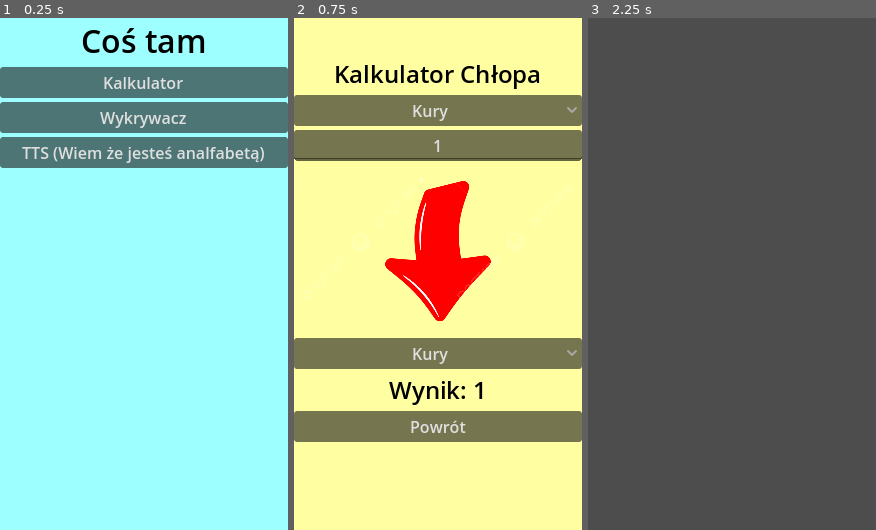
Above: before the commit, frames 1-3 (left to right).
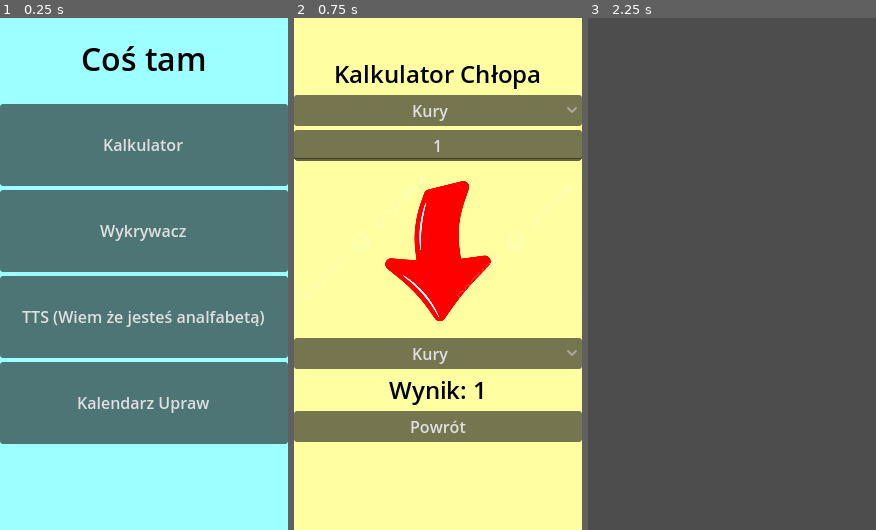
Above: after the commit, the same moments.

Repository: FilipekD/XVII-wieczna-Aplikacja
Game: Godot game, scene res://main.tscn
Two runs of this game, one before a commit and one after it. Both use one fixed random seed, a clock stepped at 60 frames per second and the inputs below.
Inputs:
- Up to frame 1 (0.25 s): no input
- Up to frame 2 (0.75 s): click "Kalkulator" at 0.5 s
- Up to frame 3 (2.25 s): click "Powrót" at 1.25 s; click "Wykrywacz" at 2 s

The runs differ from the first frame. In frame 1, 62% of the frame differs, in the area x 0-100%, y 1-84%; in frame 2, nothing differs; in frame 3, nothing differs.

Commit message:
kalendarz i lekka poprawa ui

Diff:
--- a/apka-na-historię/Tts.tscn
+++ b/apka-na-historię/Tts.tscn
@@ -21,41 +21,29 @@
 text = "Brak paczek językowych!"
 horizontal_alignment = 1
 
-[node name="TextEdit" type="TextEdit" parent="."]
-layout_mode = 0
-offset_left = 7.0
-offset_top = 91.0
-offset_right = 275.0
-offset_bottom = 210.0
-wrap_mode = 1
-
-[node name="Button" type="Button" parent="."]
-layout_mode = 0
-offset_left = 44.0
-offset_top = 326.0
-offset_right = 242.0
-offset_bottom = 356.0
-text = "Tłumacz"
-
-[node name="OptionButton" type="OptionButton" parent="."]
+[node name="VBoxContainer" type="VBoxContainer" parent="."]
 layout_mode = 1
-anchors_preset = 8
-anchor_left = 0.5
-anchor_top = 0.5
-anchor_right = 0.5
-anchor_bottom = 0.5
-offset_left = -71.5
-offset_top = -17.0
-offset_right = 71.5
-offset_bottom = 17.0
+anchors_preset = 15
+anchor_right = 1.0
+anchor_bottom = 1.0
 grow_horizontal = 2
 grow_vertical = 2
 
-[node name="Button2" type="Button" parent="."]
-layout_mode = 0
-offset_right = 78.0
-offset_bottom = 37.0
+[node name="Button2" type="Button" parent="VBoxContainer"]
+layout_mode = 2
 text = "Wróć"
 
-[connection signal="pressed" from="Button" to="." method="_on_button_pressed"]
-[connection signal="pressed" from="Button2" to="." method="_on_button_2_pressed"]
+[node name="TextEdit" type="TextEdit" parent="VBoxContainer"]
+layout_mode = 2
+size_flags_vertical = 3
+wrap_mode = 1
+
+[node name="OptionButton" type="OptionButton" parent="VBoxContainer"]
+layout_mode = 2
+
+[node name="Button" type="Button" parent="VBoxContainer"]
+layout_mode = 2
+text = "Tłumacz"
+
+[connection signal="pressed" from="VBoxContainer/Button2" to="." method="_on_button_2_pressed"]
+[connection signal="pressed" from="VBoxContainer/Button" to="." method="_on_button_pressed"]
--- /dev/null
+++ b/apka-na-historię/kalendarz.gd
@@ -0,0 +1,15 @@
+extends Control
+
+
+# Called when the node enters the scene tree for the first time.
+func _ready() -> void:
+	pass # Replace with function body.
+
+
+
+
+
+
+
+func _on_button_pressed() -> void:
+	get_tree().change_scene_to_file("res://main.tscn")
--- /dev/null
+++ b/apka-na-historię/kalendarz.tscn
@@ -0,0 +1,56 @@
+[gd_scene load_steps=4 format=3 uid="uid://x84ypxl3ex6v"]
+
+[ext_resource type="Script" path="res://kalendarz.gd" id="1_bsy61"]
+[ext_resource type="Texture2D" uid="uid://bypl8pg83ik1u" path="res://Grafiki/kalendarz.png" id="2_du4sa"]
+
+[sub_resource type="LabelSettings" id="LabelSettings_c0l8c"]
+font_size = 24
+font_color = Color(0, 0, 0, 1)
+
+[node name="Kalendarz" type="Control"]
+layout_mode = 3
+anchors_preset = 15
+anchor_right = 1.0
+anchor_bottom = 1.0
+grow_horizontal = 2
+grow_vertical = 2
+script = ExtResource("1_bsy61")
+
+[node name="ColorRect" type="ColorRect" parent="."]
+layout_mode = 1
+anchors_preset = 15
+anchor_right = 1.0
+anchor_bottom = 1.0
+grow_horizontal = 2
+grow_vertical = 2
+color = Color(0.610835, 0.695332, 1, 1)
+
+[node name="VBoxContainer" type="VBoxContainer" parent="."]
+layout_mode = 1
+anchors_preset = 15
+anchor_right = 1.0
+anchor_bottom = 1.0
+offset_top = 39.0
+offset_bottom = -88.0
+grow_horizontal = 2
+grow_vertical = 2
+
+[node name="Label2" type="Label" parent="VBoxContainer"]
+layout_mode = 2
+text = "Kalendarz Upraw
+"
+label_settings = SubResource("LabelSettings_c0l8c")
+horizontal_alignment = 1
+
+[node name="TextureRect" type="TextureRect" parent="VBoxContainer"]
+layout_mode = 2
+size_flags_vertical = 3
+texture = ExtResource("2_du4sa")
+expand_mode = 1
+stretch_mode = 5
+
+[node name="Button" type="Button" parent="VBoxContainer"]
+layout_mode = 2
+text = "Powrót"
+
+[connection signal="pressed" from="VBoxContainer/Button" to="." method="_on_button_pressed"]
--- a/apka-na-historię/main.gd
+++ b/apka-na-historię/main.gd
@@ -21,3 +21,7 @@
 
 func _on_button_3_pressed():
 	get_tree().change_scene_to_file("res://Tts.tscn")
+
+
+func _on_button_4_pressed() -> void:
+	get_tree().change_scene_to_file("res://kalendarz.tscn")
--- a/apka-na-historię/main.tscn
+++ b/apka-na-historię/main.tscn
@@ -34,23 +34,39 @@
 
 [node name="Label" type="Label" parent="VBoxContainer"]
 layout_mode = 2
+size_flags_vertical = 6
 text = "Coś tam"
 label_settings = SubResource("LabelSettings_72kdu")
 horizontal_alignment = 1
+vertical_alignment = 1
 
 [node name="Button" type="Button" parent="VBoxContainer"]
 layout_mode = 2
+size_flags_vertical = 3
 text = "Kalkulator
 "
 
 [node name="Button2" type="Button" parent="VBoxContainer"]
 layout_mode = 2
+size_flags_vertical = 3
 text = "Wykrywacz"
 
 [node name="Button3" type="Button" parent="VBoxContainer"]
 layout_mode = 2
+size_flags_vertical = 3
 text = "TTS (Wiem że jesteś analfabetą)"
+
+[node name="Button4" type="Button" parent="VBoxContainer"]
+layout_mode = 2
+size_flags_vertical = 3
+text = "Kalendarz Upraw"
+
+[node name="Button5" type="Button" parent="VBoxContainer"]
+modulate = Color(1, 1, 1, 0)
+layout_mode = 2
+size_flags_vertical = 3
 
 [connection signal="pressed" from="VBoxContainer/Button" to="." method="_on_button_pressed"]
 [connection signal="pressed" from="VBoxContainer/Button2" to="." method="_on_button_2_pressed"]
 [connection signal="pressed" from="VBoxContainer/Button3" to="." method="_on_button_3_pressed"]
+[connection signal="pressed" from="VBoxContainer/Button4" to="." method="_on_button_4_pressed"]
--- a/apka-na-historię/tts.gd
+++ b/apka-na-historię/tts.gd
@@ -9,15 +9,15 @@
 	for v in all_voices:
 		if v["language"].begins_with("pl"):
 			Voices.append(v)
-			$OptionButton.add_item(v["name"])
+			$VBoxContainer/OptionButton.add_item(v["name"])
 	if Voices.is_empty():
 		$Label.visible = true
 		print("Error: Brak dostępnych głosów TTS w języku polskim. Sprawdź ustawienia systemowe.")
 		print("Dostępne dłosy to: ", DisplayServer.tts_get_voices())
 
 func _on_button_pressed():
-	var text: String = $TextEdit.text
-	var VID: int = $OptionButton.get_selected_id()
+	var text: String = $VBoxContainer/TextEdit.text
+	var VID: int = $VBoxContainer/OptionButton.get_selected_id()
 	if VID >= 0 and VID < Voices.size():
 		var speaker: String = Voices[VID]["id"]
 		DisplayServer.tts_speak(text, speaker)
--- a/apka-na-historię/wykrywacz.gd
+++ b/apka-na-historię/wykrywacz.gd
@@ -2,7 +2,6 @@
 
 func _ready():
 	print("cameras:")
-	print(CameraServer.feeds())
 	for feed in CameraServer.feeds():
 		var name = feed.get_name()
 		print(name)
Binary file added: apka-na-historię/Grafiki/kalendarz.png
Not shown, added: apka-na-historię/Grafiki/kalendarz.png.import
Not shown, changed: apka-na-historię/export_presets.cfg
